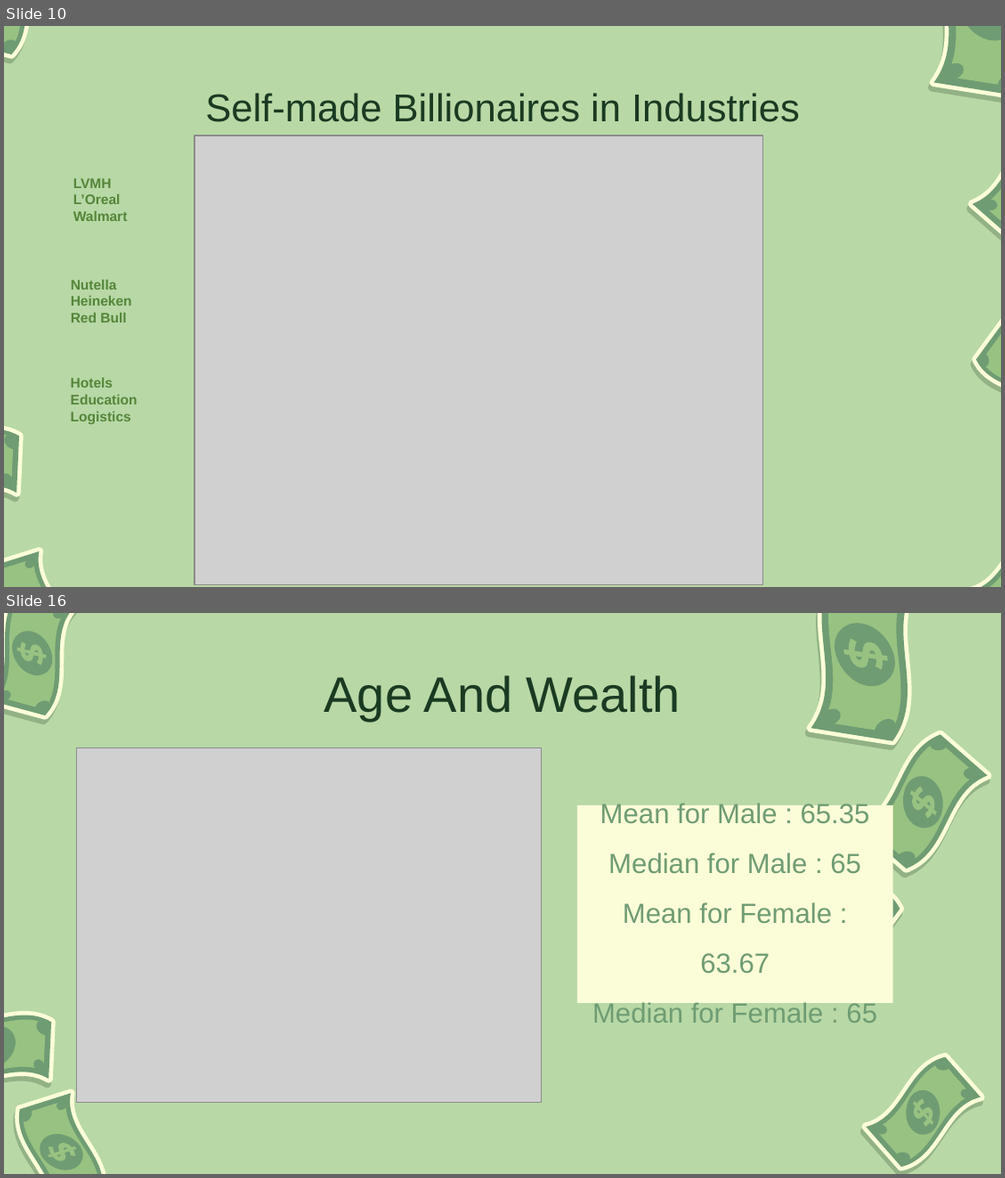
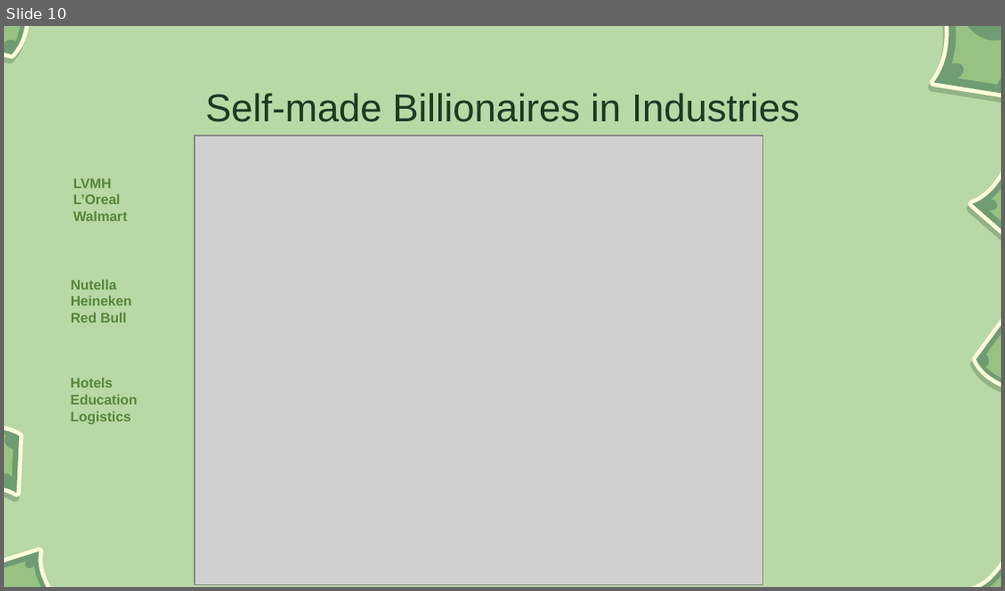
Before and after one commit to gialiubc/project_1, a slide deck: gia/who_are_the_billionaires.pptx. Shown one above the other, each under a label of ours: slides 10 and 16 before the commit, slide 10 after it; the slides between them are not shown. The pictures are 1005x1178 and 1005x591 pixels, drawn with LibreOffice and Linux fonts; fonts in the diff are those of the drawing; grey boxes stand for pictures; background and template pictures are left out. Boxes give left, top, right and bottom in pixels: in the first picture for what was removed or moved away, otherwise in the second. Text is boxed around its words. In the diff, an @@ line names an element or a change of style, - is before the commit and + after.

```diff
--- a/gia/who_are_the_billionaires.pptx
+++ b/gia/who_are_the_billionaires.pptx
@@ slide 16 removed at (4,613,1001,1174), background picture (left out) @@
@@ text removed at (324,675,680,721) @@
-Age And Wealth
@@ group removed at (4,613,95,726): 8 freeform shapes @@
@@ group removed at (780,613,948,755): 7 freeform shapes @@
@@ group removed at (844,726,1001,878): 8 freeform shapes @@
@@ picture removed at (77,747,542,1102) @@
@@ rectangle removed at (577,805,893,1003) @@
-Mean for Male : 65.35
-Median for Male : 65
-Mean for Female : 63.67
-Median for Female : 65
@@ group removed at (783,836,907,963): 4 freeform shapes @@
@@ group removed at (4,996,61,1101): 7 freeform shapes @@
@@ group removed at (855,1050,991,1173): 9 freeform shapes @@
@@ group removed at (16,1090,105,1174): 7 freeform shapes @@
```
Also in this commit, not shown: 7 slides changed, 1 other slide removed.
